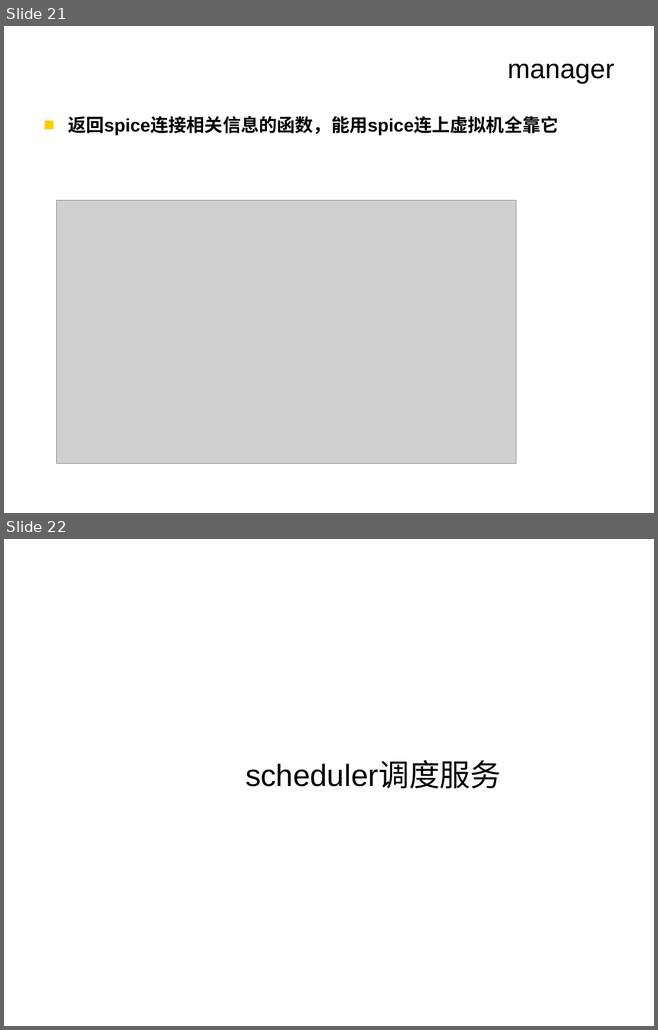
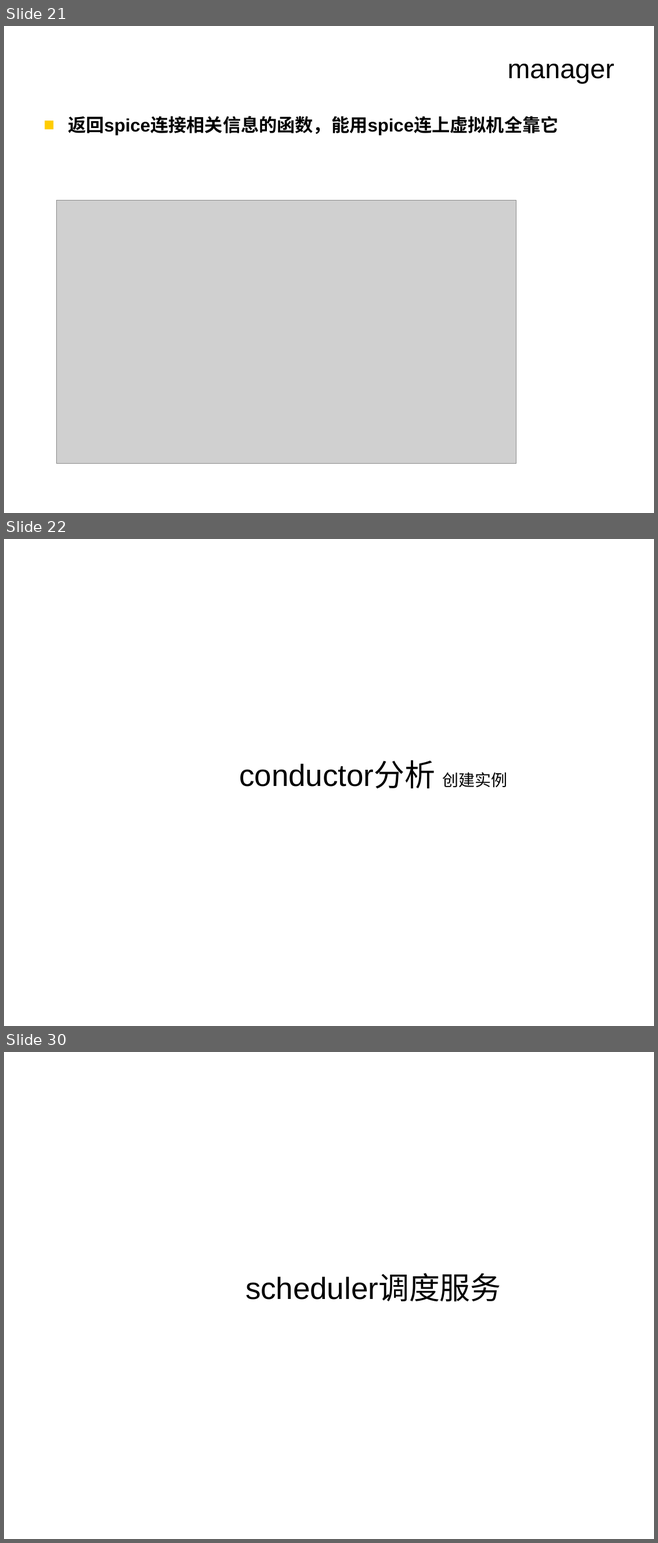
Before and after one commit to CourseCloudDesktop/cloudDesktop, a slide deck: final task/云桌面.ppt. Shown one above the other, each under a label of ours: slides 21 and 22 before the commit, slides 21, 22 and 30 after it; the slides between them are not shown. The pictures are 658x1030 and 658x1543 pixels, drawn with LibreOffice and Linux fonts; fonts in the diff are those of the drawing; grey boxes stand for pictures; background and template pictures are left out. Boxes give left, top, right and bottom in pixels: in the first picture for what was removed or moved away, otherwise in the second. Text is boxed around its words. In the diff, an @@ line names an element or a change of style, - is before the commit and + after.

```diff
--- a/final task/云桌面.ppt
+++ b/final task/云桌面.ppt
@@ slide 22 added at box(4, 539, 654, 1026), background picture (left out) @@
@@ title added at box(239, 762, 507, 789), 34 pt, text #000000 @@
+conductor分析 创建实例
@@ what was slide 22 is now slide 30 @@
```
Also in this commit, not shown: 1 slide changed, 7 other slides added.
